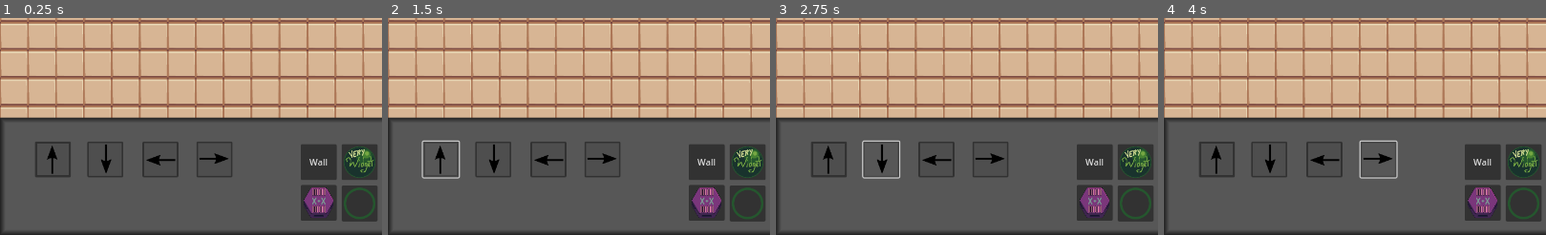
Above: before the commit, frames 1-4 (left to right).
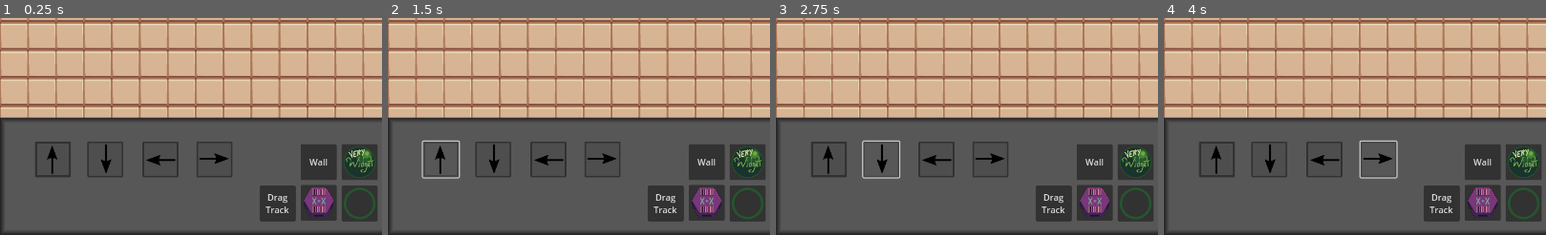
Above: after the commit, the same moments.

Repository: Salanmander/Roguetronics
Game: Godot game, scene res://Factory/factory.tscn
The game is run twice, just before and just after one commit, with the same random seed, the same clock (stepped at 60 frames per second) and the same inputs. The engine's default icon, where the game draws it, is replaced by a stand-in: a white triangle on a blue panel in a dark square.
Inputs (mouse positions are % of the whole screen's width and height, from its top left):
- Up to frame 1 (0.25 s): no input
- Up to frame 2 (1.5 s): click (36, 93) at 0.5 s, where only the run after the commit has a clickable "Drag Track"; click (7, 83) at 1.25 s
- Up to frame 3 (2.75 s): click (14, 83) at 2 s
- Up to frame 4 (4 s): click (21, 83) at 2.75 s; click (28, 83) at 3.5 s
The pictures show only the part of the screen within x 0-50%, y 50-100%; the shares and areas given below are measured in that part.

The runs differ from the first frame. In frame 1, 1.5% of the frame differs, in the area x 68-78%, y 77-94%; in frame 2, 1.5%; in frame 3, 1.5%; in frame 4, 1.5%.

Commit message:
Beginning of placing tracks for a crane

Diff:
--- /dev/null
+++ b/Factory/Machine/Crane/track.gd
@@ -0,0 +1,14 @@
+extends Node2D
+class_name Track
+
+var points:Array[Vector2i] = []
+var looped:bool = false
+
+# Called when the node enters the scene tree for the first time.
+func _ready():
+	pass # Replace with function body.
+
+
+# Called every frame. 'delta' is the elapsed time since the previous frame.
+func _process(delta):
+	pass
--- /dev/null
+++ b/Factory/Machine/Crane/track.tscn
@@ -0,0 +1,6 @@
+[gd_scene load_steps=2 format=3 uid="uid://ddq5rmqj2sujp"]
+
+[ext_resource type="Script" path="res://Factory/Machine/Crane/track.gd" id="1_tocet"]
+
+[node name="Track" type="Node2D"]
+script = ExtResource("1_tocet")
--- a/Factory/factory.tscn
+++ b/Factory/factory.tscn
@@ -222,6 +222,16 @@
 offset_bottom = 188.0
 action_mode = 0
 text = "Clear"
+expand_icon = true
+
+[node name="PlaceTrack" type="Button" parent="UILayer/Button Panel"]
+offset_left = 476.0
+offset_top = 125.0
+offset_right = 542.0
+offset_bottom = 191.0
+action_mode = 0
+text = "Drag
+Track"
 expand_icon = true
 
 [node name="MachineControls" type="Panel" parent="UILayer"]
@@ -279,3 +289,4 @@
 [connection signal="pressed" from="UILayer/Button Panel/PlaceWall" to="FactoryLayer/FactoryFloor" method="_on_place_wall_pressed"]
 [connection signal="pressed" from="UILayer/Button Panel/Reset" to="FactoryLayer/FactoryFloor" method="_on_reset_pressed"]
 [connection signal="pressed" from="UILayer/Button Panel/Clear" to="FactoryLayer/FactoryFloor" method="_on_clear_pressed"]
+[connection signal="pressed" from="UILayer/Button Panel/PlaceTrack" to="FactoryLayer/FactoryFloor" method="_on_place_track_pressed"]
--- a/Factory/factory_floor.gd
+++ b/Factory/factory_floor.gd
@@ -19,6 +19,7 @@
 const PLACE_COMBINER = 3
 const PLACE_DISPENSER = 4
 const PLACE_WALL = 5
+const PLACE_TRACK = 6
 
 signal element_selected(selected)
 signal simulation_started()
@@ -42,6 +43,9 @@
 var machines:Array[Machine]
 var conveyor_direction:float
 
+var dragging_track:bool = false
+var track_start_square:Vector2i
+
 var starting_assemblies:Array[Assembly]
 
 var goal_packed:PackedScene = load("res://Factory/Goal/goal.tscn")
@@ -133,7 +137,6 @@
 	if not is_equal_approx(cycle, -1):
 		return
 
-
 	if event is InputEventMouseButton and event.is_pressed():
 		event = make_input_local(event)
 		var grid_loc:Vector2i = local_to_map(event.position)
@@ -194,6 +197,29 @@
 			make_wall(grid_loc)
 
 			pass
+		elif click_mode == PLACE_TRACK:
+			dragging_track = true
+			track_start_square = grid_loc
+
+			pass
+		pass
+	elif event is InputEventMouseButton and event.is_released():
+		if dragging_track:
+			dragging_track = false
+		pass
+	elif dragging_track and event is InputEventMouseMotion:
+		event = make_input_local(event)
+		var grid_loc:Vector2i = local_to_map(event.position)
+
+		if grid_loc != track_start_square:
+			var new_line:Line2D = Line2D.new()
+			var points:Array[Vector2] = [map_to_local(track_start_square),
+										 map_to_local(grid_loc)]
+			new_line.points = PackedVector2Array(points)
+			add_child(new_line)
+
+			track_start_square = grid_loc
+
 		pass
 	pass
 
@@ -382,6 +408,11 @@
 	click_mode = PLACE_WALL
 
 
+
+func _on_place_track_pressed():
+	click_mode = PLACE_TRACK
+
+
 func _on_move_object_pressed():
 	simulation_started.emit()
 	unhighlight_all()
